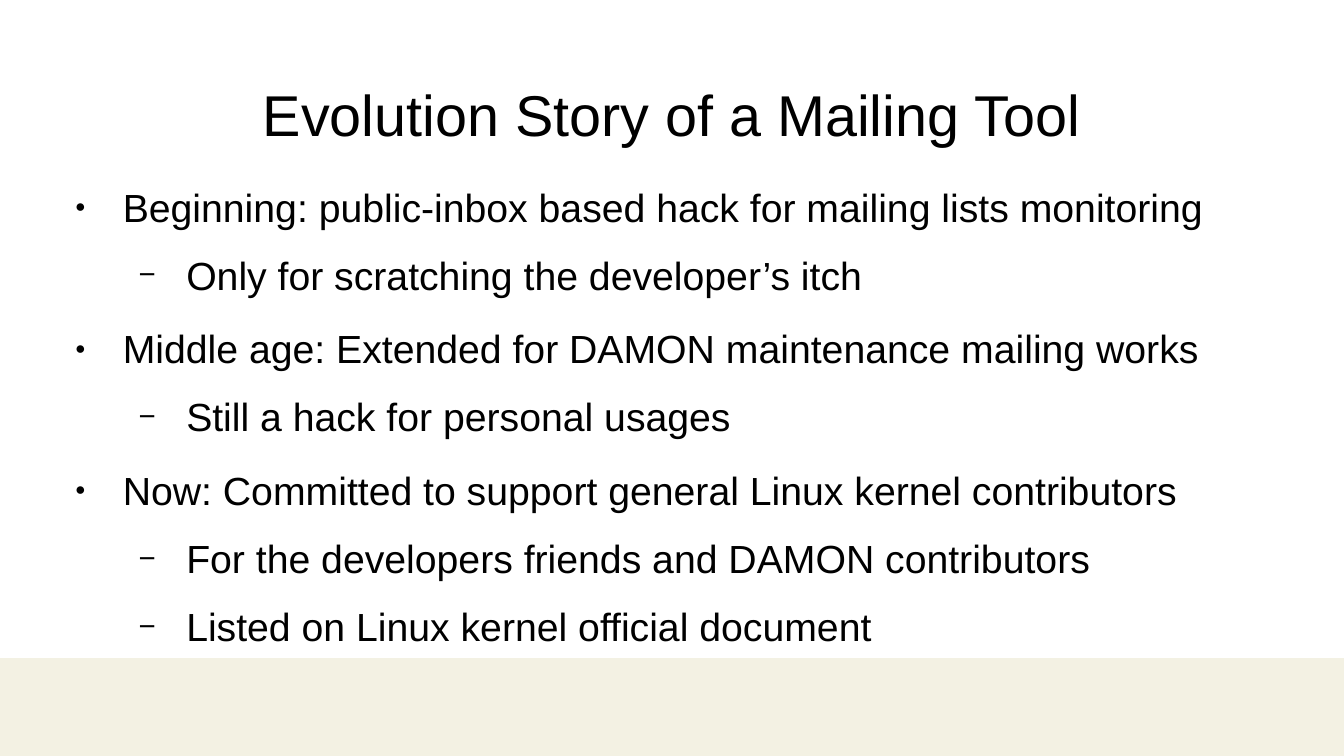
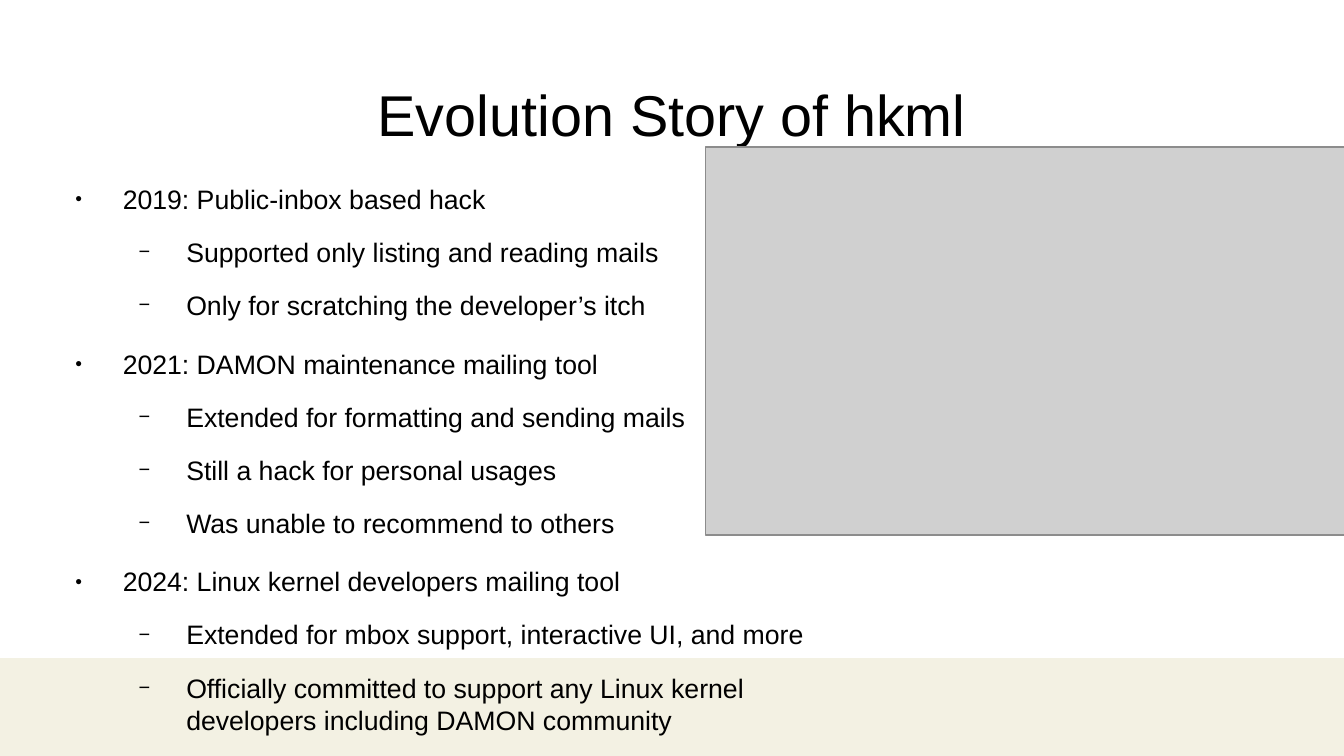
Before and after one commit to damonitor/talks, a slide deck: slide 13 of 2025/ossjp/hkml_ossjp25.odp (slide 12 before the commit). Drawn at 1344x756 pixels with LibreOffice and Linux fonts; fonts in the diff are those of the drawing; grey boxes stand for pictures; background and template pictures are left out. Boxes give left, top, right and bottom in pixels: in the first picture for what was removed or moved away, otherwise in the second. Text is boxed around its words. In the diff, an @@ line names an element or a change of style, - is before the commit and + after.

Commit message:
2025/ossjp: update slides

```diff
--- a/2025/ossjp/hkml_ossjp25.odp
+++ b/2025/ossjp/hkml_ossjp25.odp
@@ title at <box>378,94,965,146</box>: text changed @@
-Evolution Story of a Mailing Tool
+Evolution Story of hkml
@@ picture added at <box>706,146,1344,535</box> @@
@@ text at <box>123,189,658,267</box>: text changed; size 21 to 14.2 pt @@
-● Beginning: public-inbox based hack for mailing lists monitoring
+● 2019: Public-inbox based hack
+  − Supported only listing and reading mails
@@ text at <box>186,295,645,485</box>: size 21 to 14.2 pt in "Only for scratching the developer’s itch", "Still a hack for personal usages" @@
@@ text at <box>123,354,685,432</box>: text changed; size 21 to 14.2 pt @@
-● Middle age: Extended for DAMON maintenance mailing works
+● 2021: DAMON maintenance mailing tool
+  − Extended for formatting and sending mails
@@ text at <box>123,513,804,735</box>: text changed; size 21 to 14.2 pt @@
-● Now: Committed to support general Linux kernel contributors
-  − For the developers friends and DAMON contributors
-  − Listed on Linux kernel official document
+  − Was unable to recommend to others
+● 2024: Linux kernel developers mailing tool
+  − Extended for mbox support, interactive UI, and more
+  − Officially committed to support any Linux kernel developers including DAMON community
```
Also in this commit, not shown: 18 other slides changed, 3 slides added, 4 slides removed, 1 other file.
